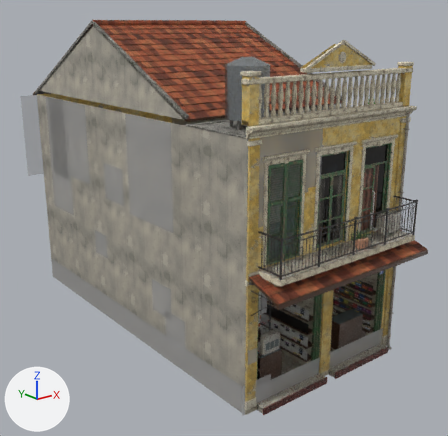
An edit to the glTF model assets/models/city/colonial_2f_w6_yellow.glb, drawn before and after from the same camera.
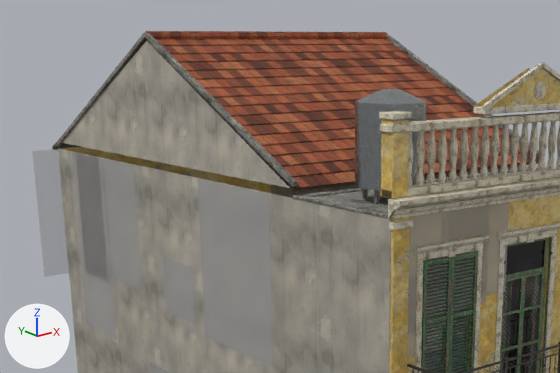
There are two pictures of each version: one whole from a 50 mm camera at (-12.2, -10.63, 9.81) aimed at (0.13, 4.79, 3.64), one close up on the part from 0% to 79% of the width and 0% to 54% of the height. Arrows for +X, +Y and +Z are at lower left; the lights stay in place. The last two pictures show the newer version. Objects named as collision shapes, trigger or cutter boxes, shadow casters or lower levels of detail are left out. Where no turn or scale is listed for an object, it has been applied to the vertices. Vertices at exactly the same position are counted once.

The first close-up shows 'colonial_2f_w6_yellow_clutter', 'colonial_2f_w6_yellow_detail', 'colonial_2f_w6_yellow_shell'.
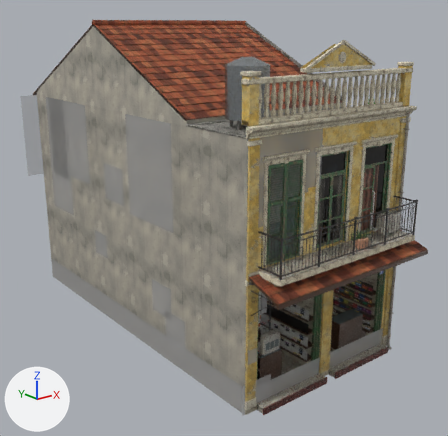
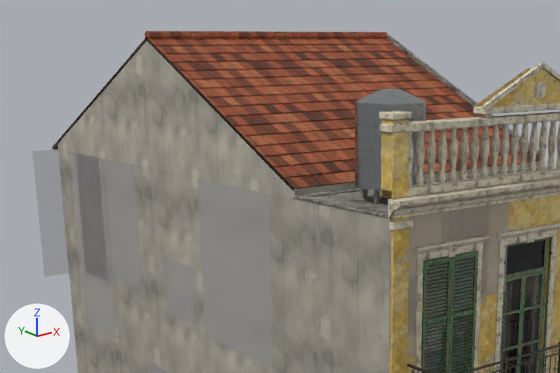
Diff of the bpy script that builds the scene:
```diff
--- a/assets/models/city/colonial_2f_w6_yellow.glb.py
+++ b/assets/models/city/colonial_2f_w6_yellow.glb.py
@@ me_colonial_2f_w6_yellow_shell @@
 # used by ob_colonial_2f_w6_yellow_shell; location = (0.0, 0.0, 0.0)
 # verts and faces of me_colonial_2f_w6_yellow_shell; kept vertices keep their numbers, new ones are numbered from 4191
 # before: 595 (3.0, 12.0, 7.3), 905 (-3.0, 12.0, 7.3) at pixel (57, 148), 3425 (-3.0, 2.4, 7.3) at pixel (294, 198), 3758 (3.0, 2.4, 7.3), 4082 (-3.0, 12.0, 7.45) at pixel (57, 141)
 # before: 4083 (-3.0, 2.4, 7.45) at pixel (294, 189), 4084 (3.0, 2.4, 7.45), 4085 (3.0, 12.0, 7.45)
-me_colonial_2f_w6_yellow_shell.from_pydata(...)  # 4191 vertices, 7027 faces; spans x -3.06..3.06, y -1.11..12.36, z 0.0..9.91
+me_colonial_2f_w6_yellow_shell.from_pydata(...)  # 4179 vertices, 7015 faces; spans x -3.06..3.06, y -1.11..12.36, z 0.0..9.91
+# me_colonial_2f_w6_yellow_shell part 1: the loose piece of 12 vertices spanning x -3.04..-2.96, y 2.36..12.04, z 7.32..9.89 is deleted
+# me_colonial_2f_w6_yellow_shell part 2
+faces += [(905, 4083, 4082), (905, 3425, 4083), (595, 4085, 3758), (3758, 4085, 4084), (3425, 3758, 4084), (3425, 4084, 4083)]  # mat_arch_cement_render
+faces += [(595, 4082, 4085), (595, 905, 4082)]  # mat_arch_cement_render
 me_colonial_2f_w6_yellow_shell.materials.append(mat_arch_plaster_yellow)
```

Changed parts and their boxes (x1, y1, x2, y2) in the close-ups (560 x 373 px):
part 1 of me_colonial_2f_w6_yellow_shell, deleted
    before: (55, 32, 298, 187)
part 2 of me_colonial_2f_w6_yellow_shell, added
    after: (57, 142, 539, 198)
